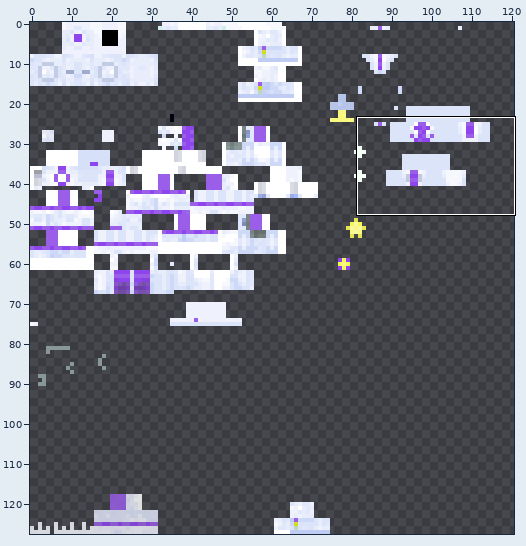
Sprite sheet: common/src/main/resources/assets/roundabout/textures/stand/soft_and_wet/debut.png. The picture above shows the old version from afar; the outline marks the close-up.
Close-up. Before the edit:
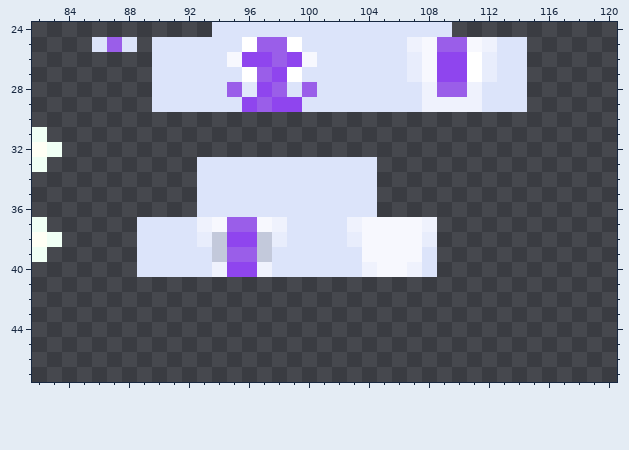
The file is 128x128 pixels. Pixels under 10% opacity are left out. Colours within 5 levels of each other are drawn and written as one. Shown: x 82..120, y 24..47. The wide view leaves out empty margins.
And afterwards:
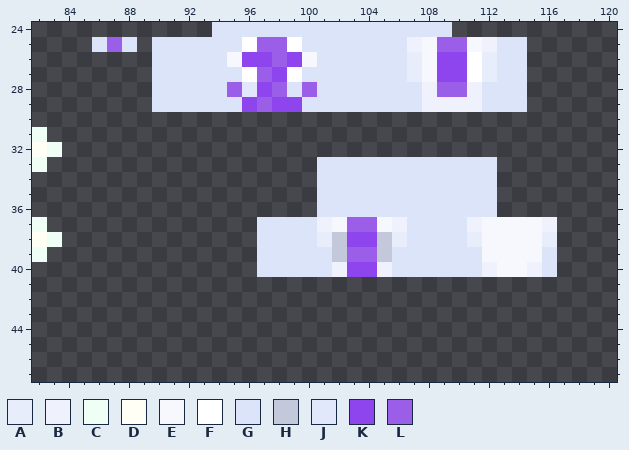
Palette (. is transparent): A #e8edfc  B #eff2fd  C #f0fff5  D #fffff5  E #f7f8fe  F #ffffff  G #dce4fa  H #c3c9db  J #e2e8fb  K #8f45ee  L #9a5ee9
From old to new:
@@ x 82..120 @@
 32 DC.....................................
-33 C..........GGGGGGGGGGGG................
-34 ...........GGGGGGGGGGGG................
-35 ...........GGGGGGGGGGGG................
-36 ...........GGGGGGGGGGGG................
-37 C......GGGGBELLEBGGGGBEEEEB............
-38 DC.....GGGGAHKKHAGGGGAEEEEA............
-39 C......GGGGGHLLHGGGGGGEEEEG............
-40 .......GGGGGBKKBGGGGGGBEEBG............
+33 C..................GGGGGGGGGGGG........
+34 ...................GGGGGGGGGGGG........
+35 ...................GGGGGGGGGGGG........
+36 ...................GGGGGGGGGGGG........
+37 C..............GGGGBELLEBGGGGBEEEEB....
+38 DC.............GGGGAHKKHAGGGGAEEEEA....
+39 C..............GGGGGHLLHGGGGGGEEEEG....
+40 ...............GGGGGBKKBGGGGGGBEEBG....
 41 .......................................
Where, in picture pixels (left, top, right, bottom), the same in both close-ups:
changed: (137, 157, 557, 277)
